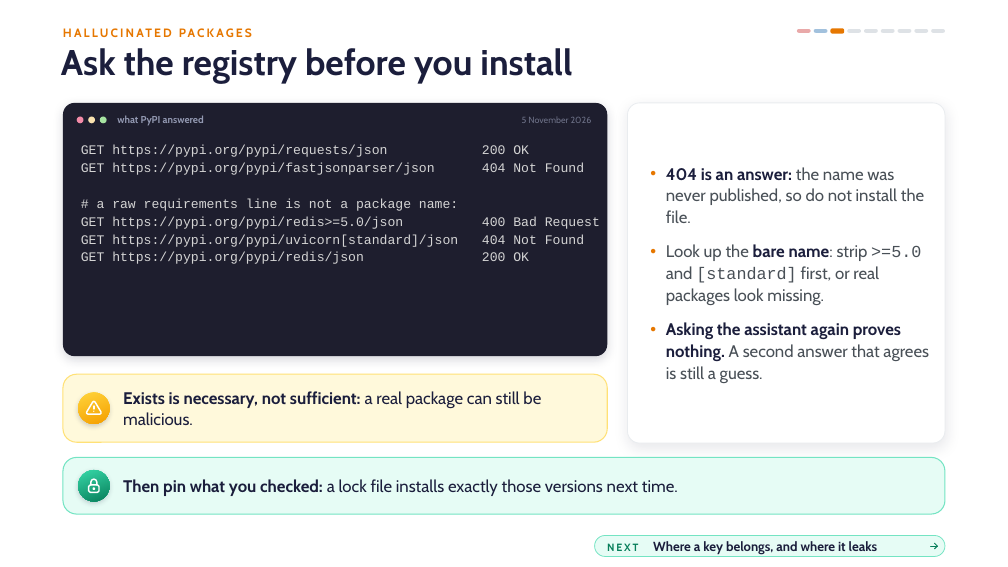
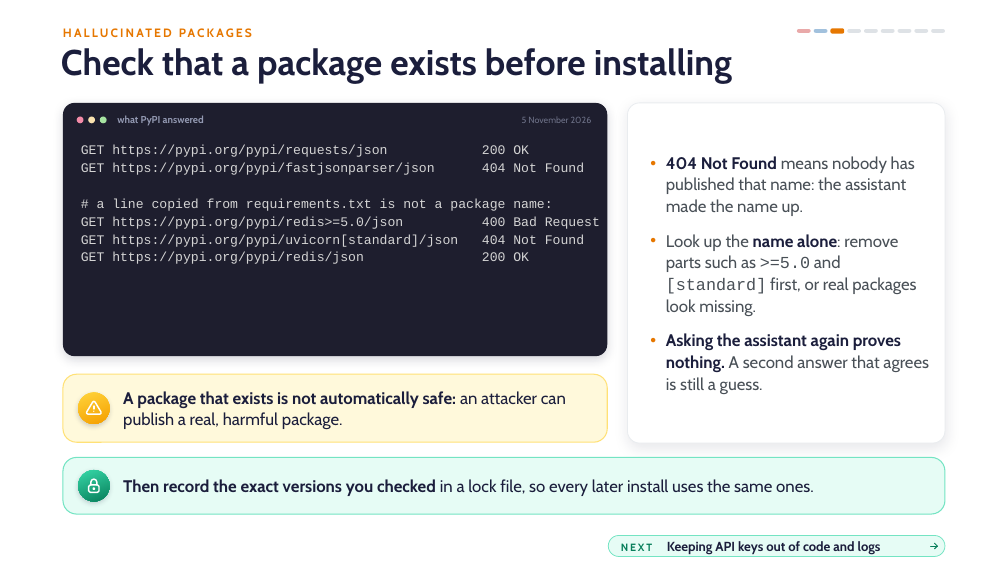
Before and after one commit to danielcregg/ai-assisted-programming, a slide deck: slide 15 of lectures-and-labs/week08/security-lecture.pptx. Drawn at 1008x567 pixels with LibreOffice and Linux fonts; fonts in the diff are those of the drawing; background and template pictures are left out. Boxes give left, top, right and bottom in pixels: in the first picture for what was removed or moved away, otherwise in the second. Text is boxed around its words. In the diff, an @@ line names an element or a change of style, - is before the commit and + after.

```diff
--- a/lectures-and-labs/week08/security-lecture.pptx
+++ b/lectures-and-labs/week08/security-lecture.pptx
@@ title at bbox=[61, 48, 732, 83]: text changed @@
-Ask the registry before you install
+Check that a package exists before installing
@@ text at bbox=[666, 156, 916, 316]: text changed @@
-● 404 is an answer: the name was never published, so do not install the file.
-● Look up the bare name: strip >=5.0 and [standard] first, or real packages look missing.
+● 404 Not Found means nobody has published that name: the assistant made the name up.
+● Look up the name alone: remove parts such as >=5.0 and [standard] first, or real packages look missing.
@@ text at bbox=[97, 198, 552, 211]: text changed @@
-# a raw requirements line is not a package name:
+# a line copied from requirements.txt is not a package name:
@@ text at bbox=[123, 391, 566, 429]: text changed @@
-Exists is necessary, not sufficient: a real package can still be malicious.
+A package that exists is not automatically safe: an attacker can publish a real, harmful package.
@@ text at bbox=[123, 479, 814, 496]: text changed @@
-Then pin what you checked: a lock file installs exactly those versions next time.
+Then record the exact versions you checked in a lock file, so every later install uses the same ones.
@@ rounded rectangle "NEXT Keeping API keys out ...": place and size @@
-rounded rectangle "NEXT Keeping API keys out ..." at bbox=[595, 535, 945, 557]
+rounded rectangle "NEXT Keeping API keys out ..." at bbox=[609, 535, 945, 557]
@@ text in rounded rectangle at bbox=[621, 541, 881, 555]: text changed @@
-NEXT Where a key belongs, and where it leaks
+NEXT Keeping API keys out of code and logs
```
Also in this commit, not shown: 51 other slides changed, 1 other file.
